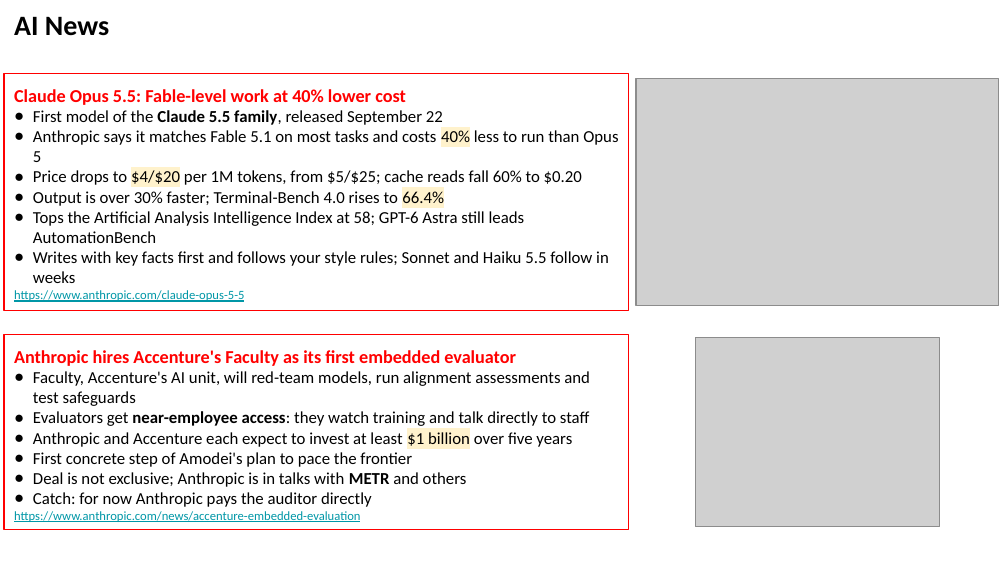
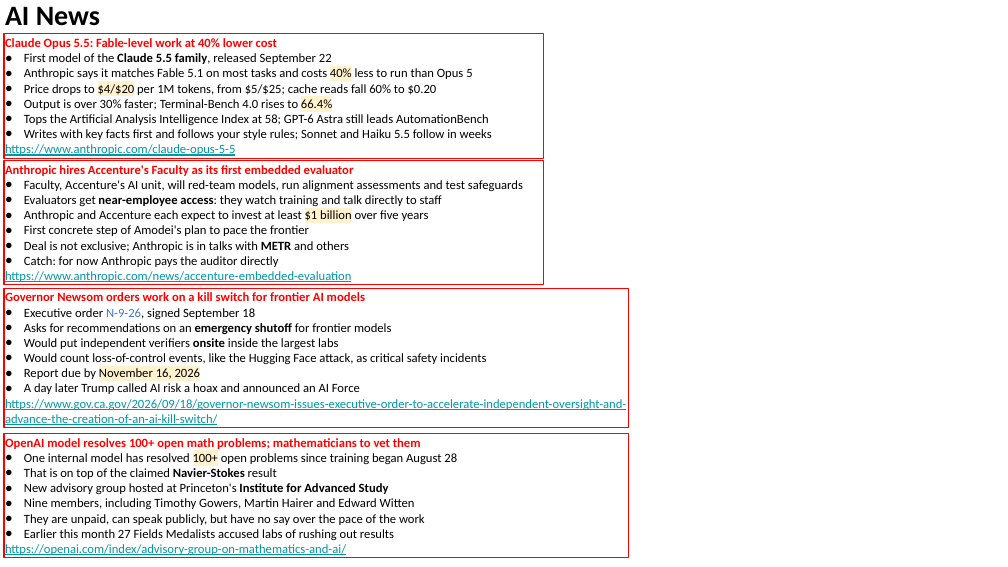
Before and after one commit to lselector/seminar, a slide deck: slide 36 of 2026/2026-09-25-AI-News.pptx (slide 38 before the commit). Drawn at 1008x567 pixels with LibreOffice and Linux fonts; fonts in the diff are those of the drawing; grey boxes stand for pictures. Boxes give left, top, right and bottom in pixels: in the first picture for what was removed or moved away, otherwise in the second. Text is boxed around its words. In the diff, an @@ line names an element or a change of style, - is before the commit and + after.

Commit message:
update

```diff
--- a/2026/2026-09-25-AI-News.pptx
+++ b/2026/2026-09-25-AI-News.pptx
@@ text "AI News": place and size @@
-text "AI News" at <box>14,16,109,36</box>
+text "AI News" at <box>5,6,100,26</box>
@@ rectangle "Claude Opus 5.5: Fable-level work ...": place and size @@
-rectangle "Claude Opus 5.5: Fable-level work ..." at <box>4,74,629,310</box>
+rectangle "Claude Opus 5.5: Fable-level work ..." at <box>4,34,543,158</box>
@@ text in rectangle at <box>5,38,492,140</box>: size 13 to 9 pt in "Claude Opus 5.5: Fable-level work at 40% ..."; size 12 to 9 pt in "First model of the Claude 5.5 family, ...", "Anthropic says it matches Fable 5.1 on ...", "Price drops to $4/$20 per 1M tokens, ...", "Output is over 30% faster; Terminal-Bench 4.0 ..." and 2 more places; indent changed @@
@@ picture removed at <box>636,79,999,305</box> @@
@@ rectangle "Anthropic hires Accenture's Faculty as ...": place and size @@
-rectangle "Anthropic hires Accenture's Faculty as ..." at <box>4,335,629,530</box>
+rectangle "Anthropic hires Accenture's Faculty as ..." at <box>4,160,543,284</box>
@@ text in rectangle at <box>5,165,523,267</box>: size 13 to 9 pt in "Anthropic hires Accenture's Faculty as its first ..."; size 12 to 9 pt in "Faculty, Accenture's AI unit, will red-team models, ...", "Evaluators get near-employee access: they watch training ...", "Anthropic and Accenture each expect to invest ...", "First concrete step of Amodei's plan to ..." and 2 more places; indent changed @@
@@ rectangle added at <box>4,288,629,427</box>, outline #FF0000 0.75 pt, 9 pt, text #000000 @@
+Governor Newsom orders work on a kill switch for frontier AI models
+● Executive order N-9-26, signed September 18
+● Asks for recommendations on an emergency shutoff for frontier models
+● Would put independent verifiers onsite inside the largest labs
+● Would count loss-of-control events, like the Hugging Face attack, as critical safety incidents
+● Report due by November 16, 2026
+● A day later Trump called AI risk a hoax and announced an AI Force
+https://www.gov.ca.gov/2026/09/18/governor-newsom-issues-executive-order-to-accelerate-independent-oversight-and-advance-the-creation-of-an-ai-kill-switch/
@@ picture removed at <box>696,338,939,527</box> @@
@@ rectangle added at <box>4,433,629,557</box>, outline #FF0000 0.75 pt, 9 pt, text #000000 @@
+OpenAI model resolves 100+ open math problems; mathematicians to vet them
+● One internal model has resolved 100+ open problems since training began August 28
+● That is on top of the claimed Navier-Stokes result
+● New advisory group hosted at Princeton's Institute for Advanced Study
+● Nine members, including Timothy Gowers, Martin Hairer and Edward Witten
+● They are unpaid, can speak publicly, but have no say over the pace of the work
+● Earlier this month 27 Fields Medalists accused labs of rushing out results
+https://openai.com/index/advisory-group-on-mathematics-and-ai/
```
Also in this commit, not shown: 7 other slides changed, 3 slides added, 4 slides removed.
